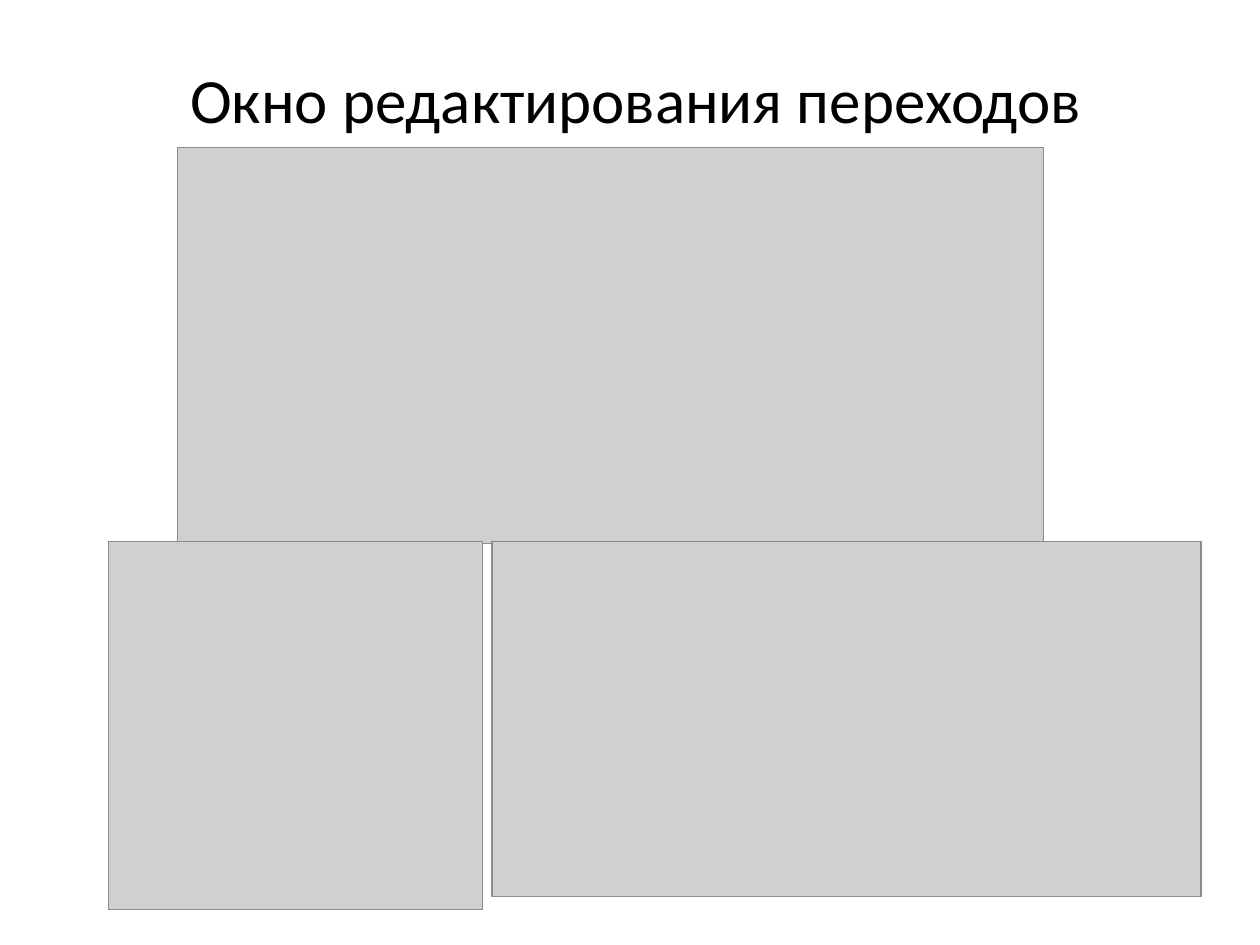
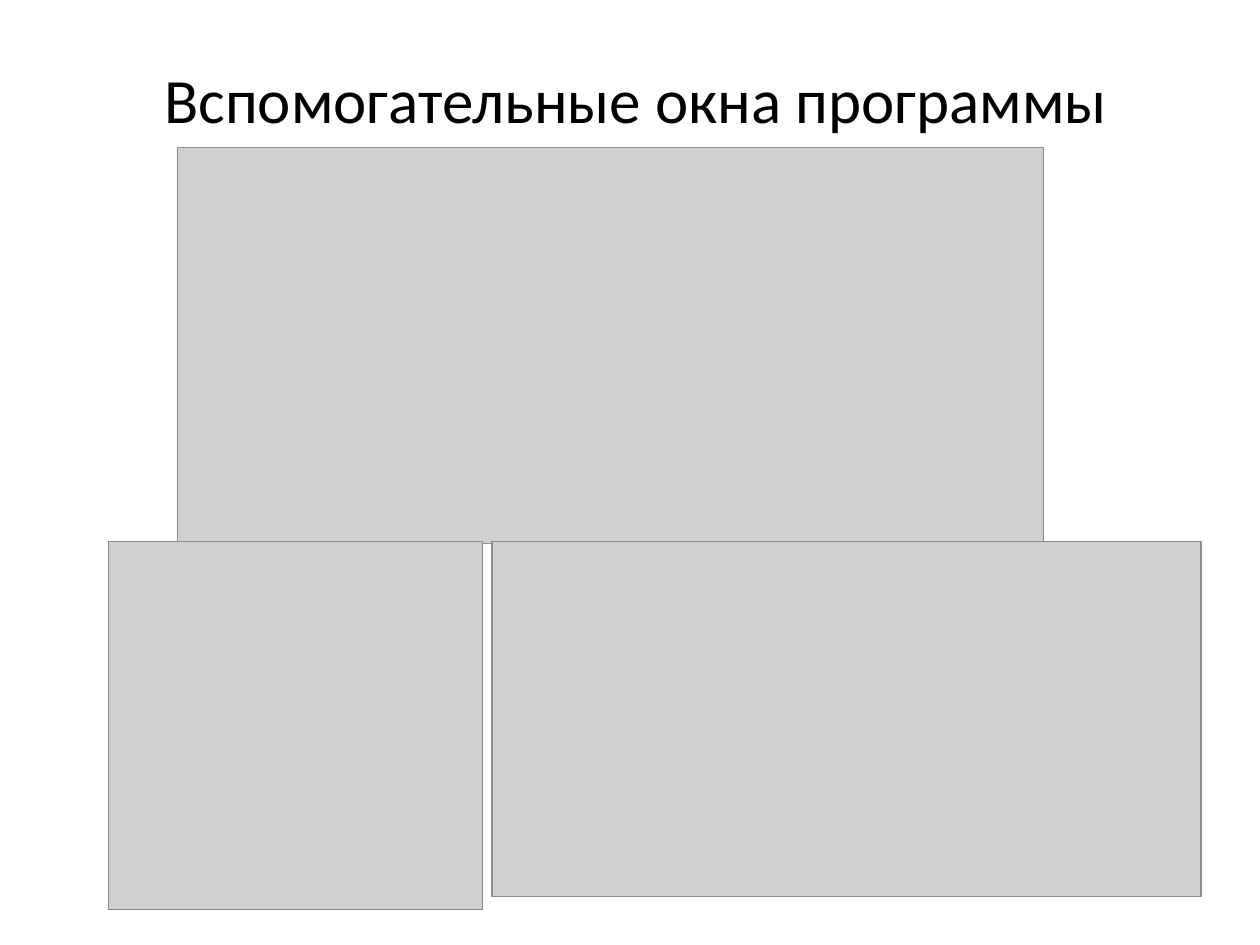
Before and after one commit to erad888/fsm-decompose, a slide deck: slide 10 of Презентация.pptx. Drawn at 1260x945 pixels with LibreOffice and Linux fonts; fonts in the diff are those of the drawing; grey boxes stand for pictures. Boxes give left, top, right and bottom in pixels: in the first picture for what was removed or moved away, otherwise in the second. Text is boxed around its words. In the diff, an @@ line names an element or a change of style, - is before the commit and + after.

```diff
--- a/Презентация.pptx
+++ b/Презентация.pptx
@@ title at bbox=[164, 82, 1107, 133]: text changed @@
-Окно редактирования переходов
+Вспомогательные окна программы
```
Also in this commit, not shown: 2 other slides changed, 1 slide added, 1 slide removed.
